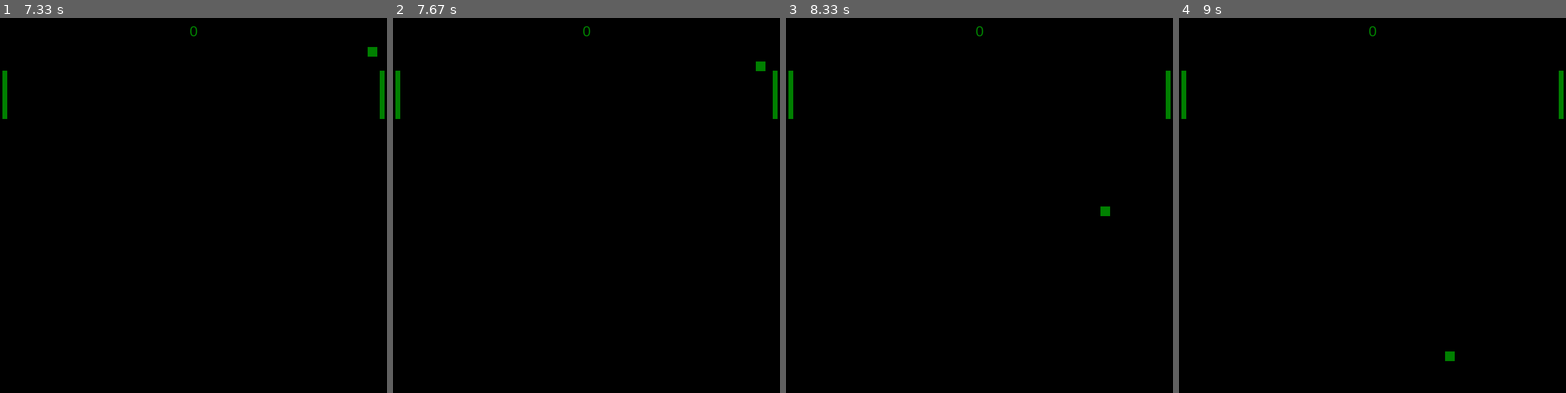
Above: before the commit, frames 1-4 (left to right).
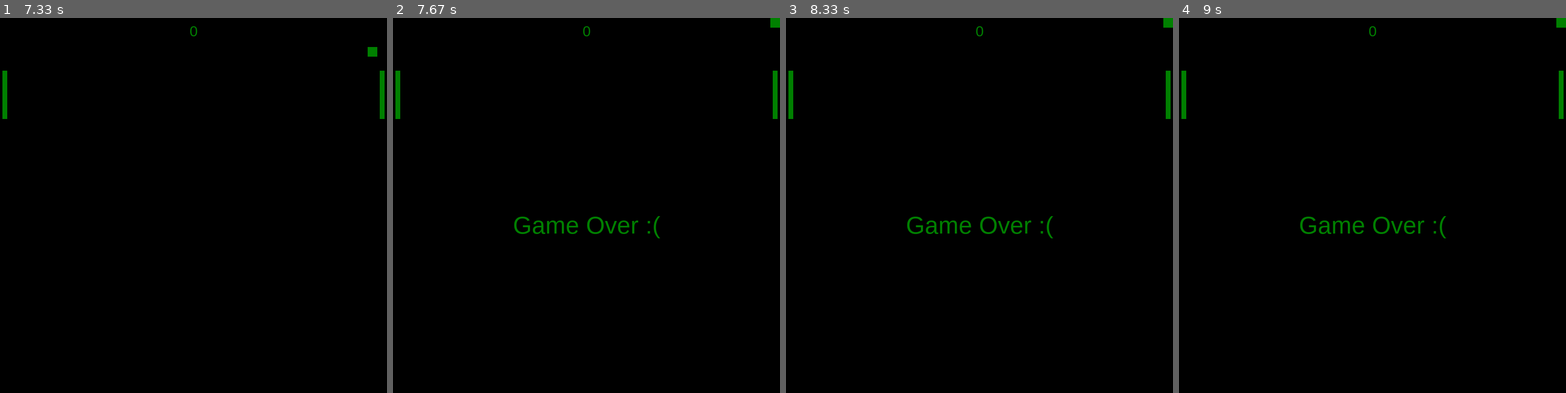
Above: after the commit, the same moments.

Repository: TravisBumgarner/Proof-of-Concepts
Game: pygame game, started from pygame_demo.py
The game is run twice, just before and just after one commit, with the same random seed, the same clock (stepped at 60 frames per second) and the same inputs.
Inputs (mouse positions are in pixels of both pictures, inside the frame that each line leads up to):
- Up to frame 1 (7.33 s): click (193, 213) at 0.38 s; click (232, 295) at 0.72 s; click (336, 348) at 1.05 s; click (100, 134) at 1.38 s; click (297, 254) at 5.55 s; click (131, 85) at 5.88 s; click (328, 205) at 6.22 s; click (119, 119) at 6.55 s; click (170, 93) at 6.88 s
- Up to frame 2 (7.67 s): no input
- Up to frame 3 (8.33 s): no input
- Up to frame 4 (9 s): no input

Frame 1 is identical in both runs. In frame 2, 0.6% of the frame differs, in the area x 31-100%, y 0-59%; in frame 3, 0.6%; in frame 4, 0.6%.

Commit message:
fixed bug with pong not losing on right side of screen

Diff:
--- a/pygame_and_opencv_demo.py
+++ b/pygame_and_opencv_demo.py
@@ -85,7 +85,7 @@
         self.x_velocity = -self.x_velocity
 
     def has_lost(self):
-        return self.rect.x <= 0 or self.rect.x >= SCREEN_WIDTH
+        return self.rect.x <= 0 or (self.rect.x + self.rect.width) >= SCREEN_WIDTH
 
     def is_collided_with(self, sprite):
         return self.rect.colliderect(sprite.rect)
--- a/pygame_demo.py
+++ b/pygame_demo.py
@@ -72,7 +72,7 @@
         self.x_velocity = -self.x_velocity
 
     def has_lost(self):
-        return self.rect.x <= 0 or self.rect.x >= SCREEN_WIDTH
+        return self.rect.x <= 0 or (self.rect.x + self.rect.width) >= SCREEN_WIDTH
 
     def is_collided_with(self, sprite):
         return self.rect.colliderect(sprite.rect)
